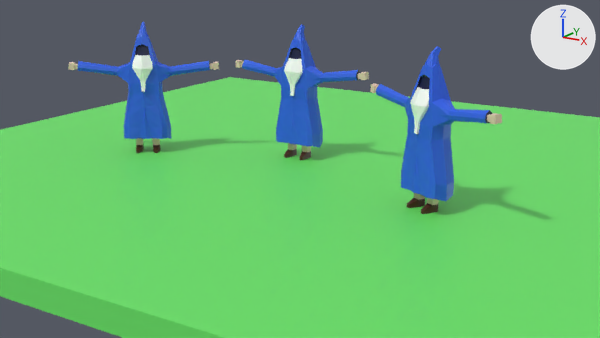
The Blender file assets/world.blend as it was, and as the next commit left it.
Rendered twice from the file's camera 'camera'. Every picture has the same lights, and +X, +Y and +Z are marked at upper right. The older version comes first.

Objects in the first picture: 'Wizzard 4', 'Wizzard 4.001', 'Wizzard 4.002', 'floor'.
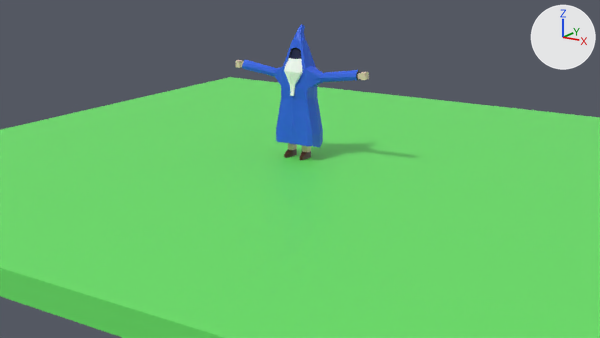
Where the change shows, as pixel boxes (x1, y1, x2, y2) in the pictures (600 x 338 px):
```json
{"object": "Wizzard 4.001", "change": "deleted", "before": [370, 46, 502, 214], "faces in mat_wizzard_clothe_001 (blue #2b60e7)": [376, 46, 489, 201], "faces in mat_wizzard_bear_001 (white #ffffff)": [410, 87, 429, 134], "faces in mat_wizzard_skin_001 (beige #e7cbb7)": [370, 83, 502, 205], "faces in mat_wizzard_shoes_001 (brown #4d2418)": [407, 198, 438, 214], "faces in mat_wizzard_clothe_dark_001 (dark blue #000f41)": [415, 75, 493, 123]}
{"object": "Wizzard 4.002", "change": "deleted", "before": [69, 22, 219, 153], "faces in mat_wizzard_clothe_002 (blue #2b60e7)": [78, 22, 210, 139], "faces in mat_wizzard_bear_002 (white #ffffff)": [132, 55, 153, 92], "faces in mat_wizzard_skin_002 (beige #e7cbb7)": [69, 62, 219, 145], "faces in mat_wizzard_clothe_dark_002 (dark blue #000f41)": [125, 44, 210, 139]}
```

Edits to the scene script, one JSON object a line:
```json
{"op": "remove", "block": "ob_wizzard_4_001", "code": ["ob_wizzard_4_001 = bpy.data.objects.new('Wizzard 4.001', me_cube_001)", "ob_wizzard_4_001.location = (4.12, -1.99, 1.61)", "ob_wizzard_4_001.rotation_euler = (0.0, 0.0, -0.457)  # degrees (0, 0, -26)"]}
{"op": "remove", "block": "ob_wizzard_4_002", "code": ["ob_wizzard_4_002 = bpy.data.objects.new('Wizzard 4.002', me_cube_002)", "ob_wizzard_4_002.location = (-3.4, -1.47, 1.61)", "ob_wizzard_4_002.rotation_euler = (0.0, 0.0, 0.584)  # degrees (0, 0, 33)"]}
```
